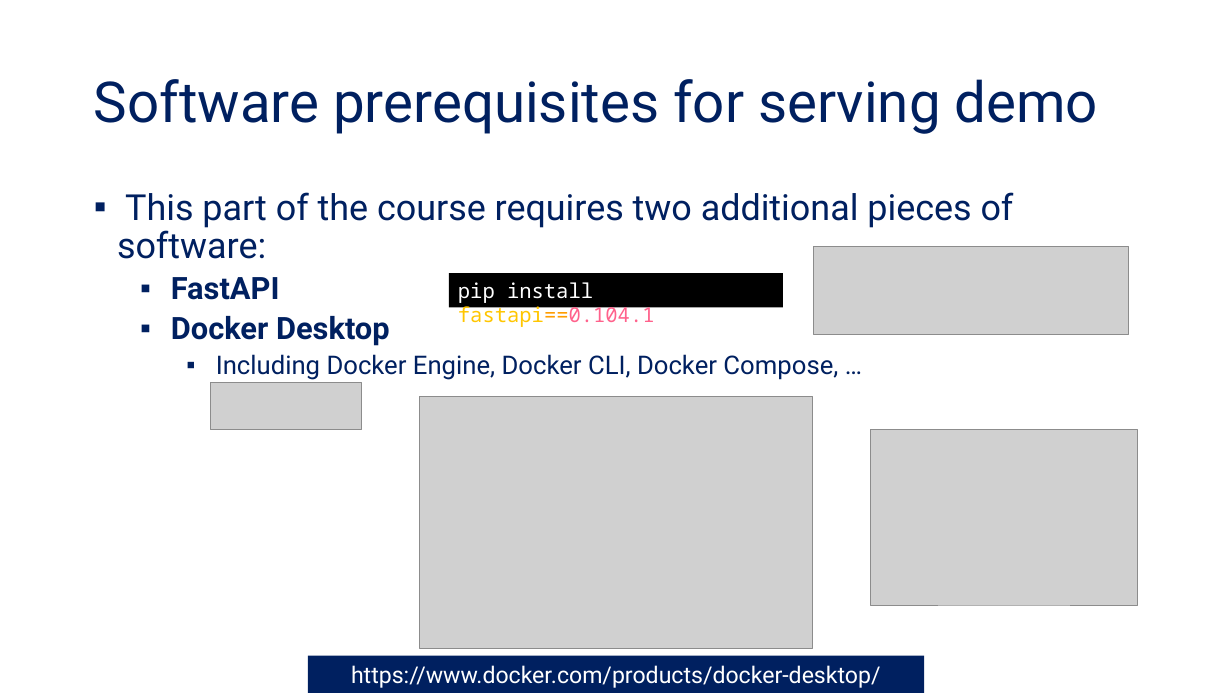
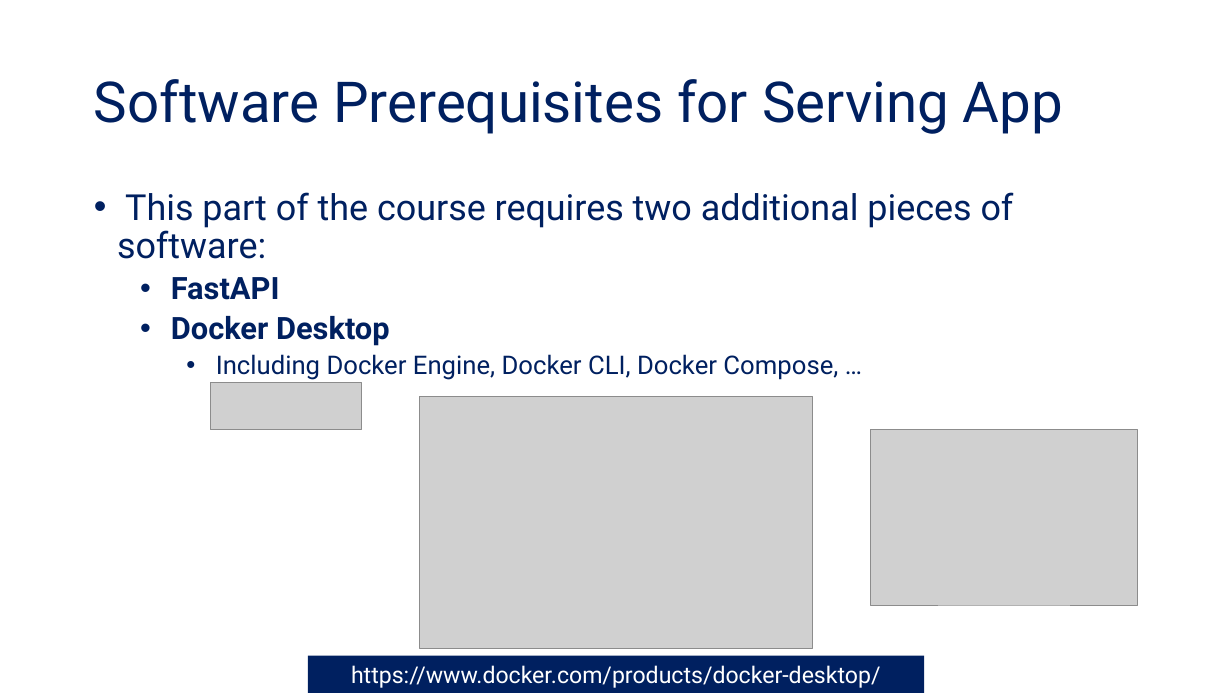
Before and after one commit to tanquangduong/transformer-pt, a slide deck: slide 5 of presentation/Transformer_Udemy/Udemy_P7_Serving LLM web applications.pptx (slide 4 before the commit). Drawn at 1232x693 pixels with LibreOffice and Linux fonts; fonts in the diff are those of the drawing; grey boxes stand for pictures. Boxes give left, top, right and bottom in pixels: in the first picture for what was removed or moved away, otherwise in the second. Text is boxed around its words. In the diff, an @@ line names an element or a change of style, - is before the commit and + after.

```diff
--- a/presentation/Transformer_Udemy/Udemy_P7_Serving LLM web applications.pptx
+++ b/presentation/Transformer_Udemy/Udemy_P7_Serving LLM web applications.pptx
@@ title at bbox=[94, 79, 1063, 134]: text changed @@
-Software prerequisites for serving demo
+Software Prerequisites for Serving App
@@ text "This part of the course ..." at bbox=[117, 192, 1014, 380]: bullet ▪ to • @@
@@ picture removed at bbox=[813, 247, 1128, 335] @@
@@ rectangle removed at bbox=[449, 274, 784, 308] @@
-pip install fastapi==0.104.1
```
Also in this commit, not shown: 14 other slides changed, 3 slides added, 1 slide removed, 5 other files.
